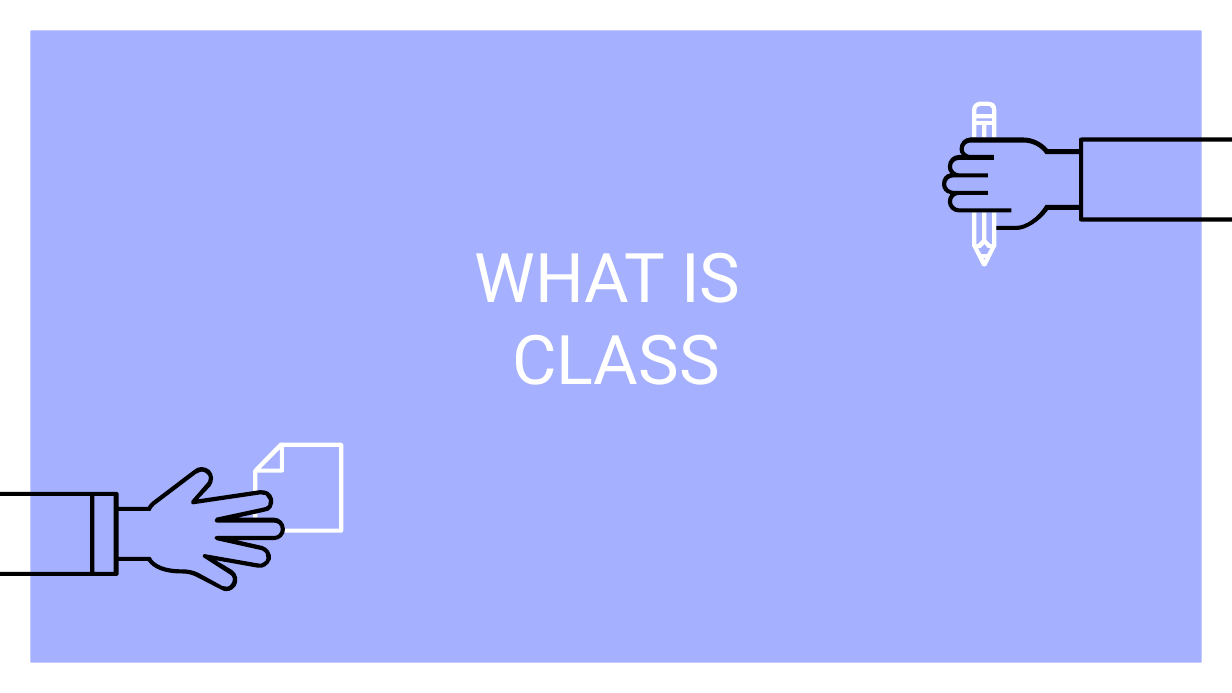
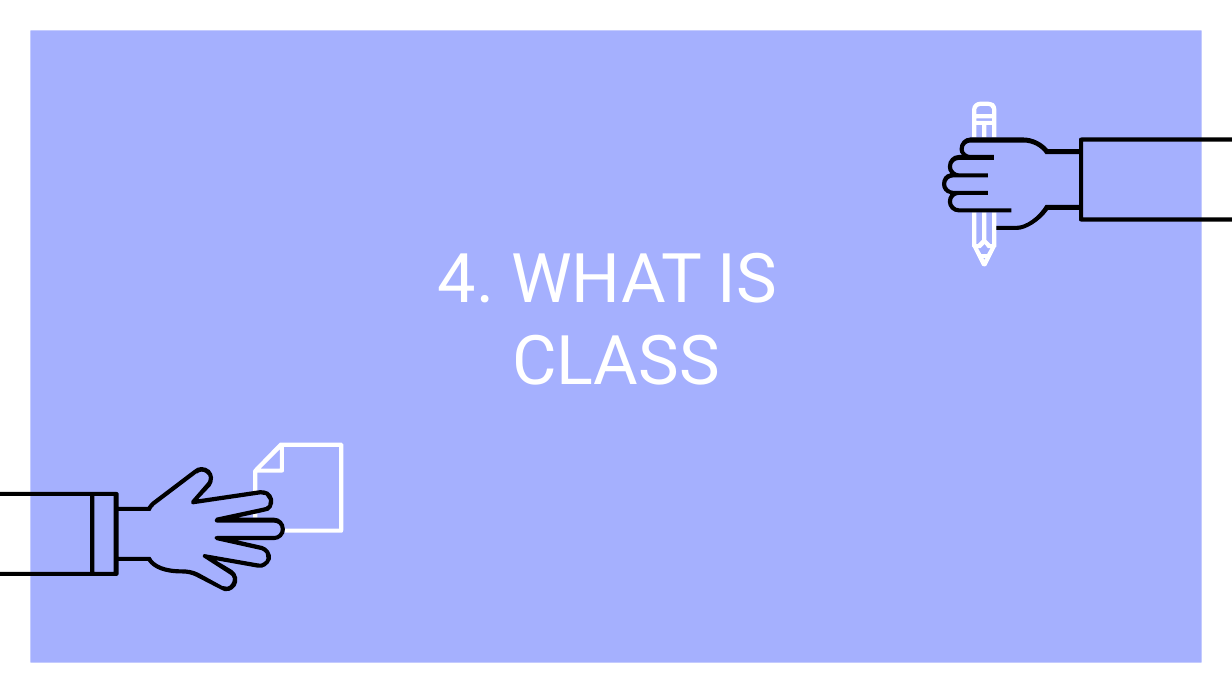
Before and after one commit to VoLeKhanhDuy/XDPM_HDT, a slide deck: slide 20 of chuong 4.pptx. Drawn at 1232x693 pixels with LibreOffice and Linux fonts; fonts in the diff are those of the drawing. Boxes give left, top, right and bottom in pixels: in the first picture for what was removed or moved away, otherwise in the second. Text is boxed around its words. In the diff, an @@ line names an element or a change of style, - is before the commit and + after.

```diff
--- a/chuong 4.pptx
+++ b/chuong 4.pptx
@@ title at [438, 253, 777, 385]: text changed @@
-WHAT IS
-CLASS
+4. WHAT IS
+CLASS
```
Also in this commit, not shown: 22 other slides changed, 3 other files.
